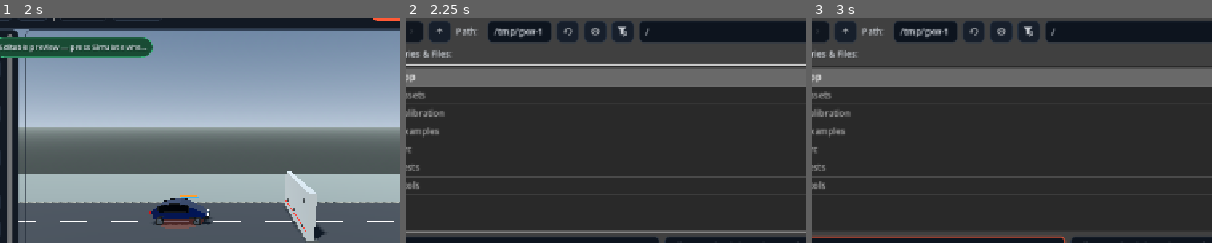
Above: before the commit, frames 1-3 (left to right).
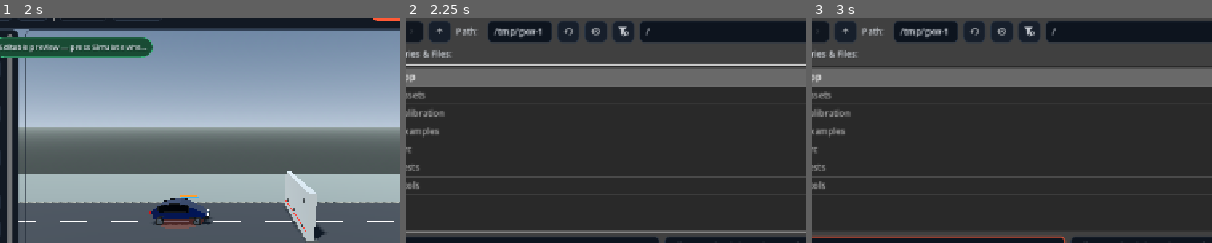
Above: after the commit, the same moments.

Repository: ArrowSK/crashvector
Game: Godot game, scene res://app/main.tscn
Same seed, same stepped clock (60 frames per second), same inputs: the game is played once before the commit and once after it.
Inputs (mouse positions are % of the whole screen's width and height, from its top left):
- Up to frame 1 (2 s): click "New" at 0.5 s; click "New" at 1.25 s
- Up to frame 2 (2.25 s): click "Open" at 2 s
- Up to frame 3 (3 s): click (36, 59) at 2.77 s; type "12" at 2.85 s
The pictures show only the part of the screen within x 20-70%, y 8-58%; the shares and areas given below are measured in that part.

Frame 1 is identical in both runs. In frame 2, 0.2% of the frame differs, in the area x 39-61%, y 3-8%; in frame 3, 0.2%.

Commit message:
M11: account only applied bending damping

Diff:
--- a/src/structural/structural_bending_constraint.gd
+++ b/src/structural/structural_bending_constraint.gd
@@ -108,14 +108,17 @@
 	var damping_coefficient := 2.0 * damping_nm_s_rad / maxf(characteristic_length * characteristic_length, 0.0025)
 	var damping_force := -lateral_velocity * damping_coefficient
 	var middle_force := elastic_force + damping_force
+	var force_scale := 1.0
 	var force_length := middle_force.length()
 	if force_length > maximum_force_n:
-		middle_force *= maximum_force_n / force_length
+		force_scale = maximum_force_n / force_length
+		middle_force *= force_scale
 
 	b.add_force(middle_force)
 	a.add_force(-middle_force * 0.5)
 	c.add_force(-middle_force * 0.5)
-	damping_energy_j += damping_coefficient * lateral_velocity.length_squared() * delta_s
+	var applied_damping_force := damping_force * force_scale
+	damping_energy_j += maxf(-applied_damping_force.dot(lateral_velocity), 0.0) * delta_s
 
 func _apply_plastic_hinge(bend_angle_rad: float, delta_s: float) -> void:
 	if bend_angle_rad <= yield_angle_rad or plastic_flow_rate <= 0.0:
